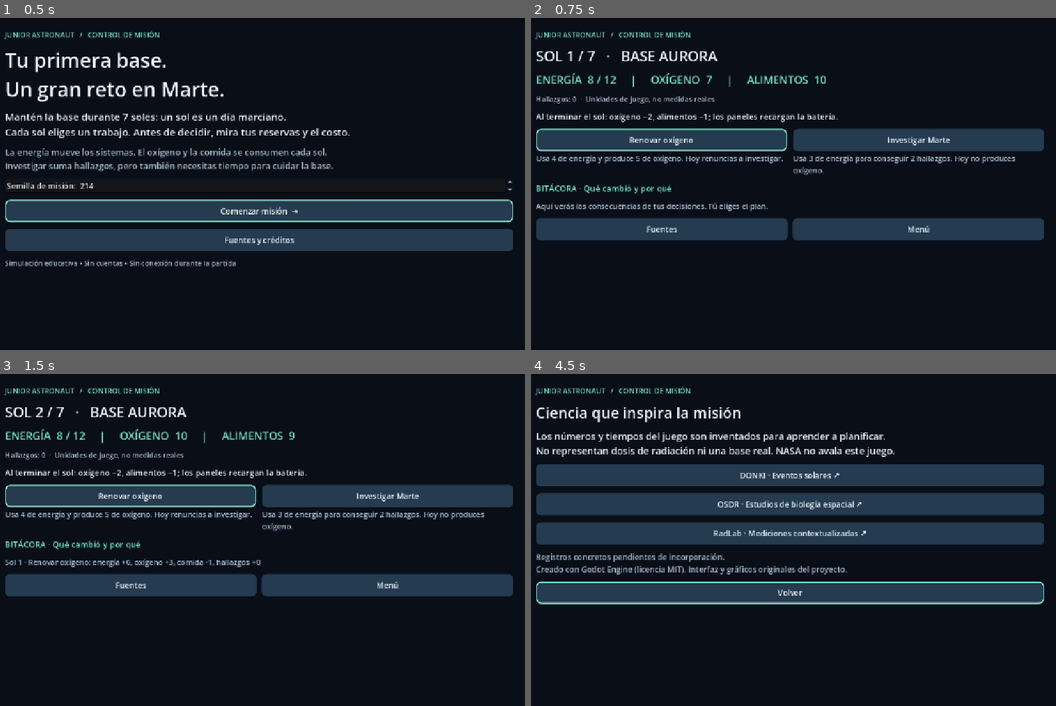
Above: before the commit, frames 1-4 (two rows, left to right).
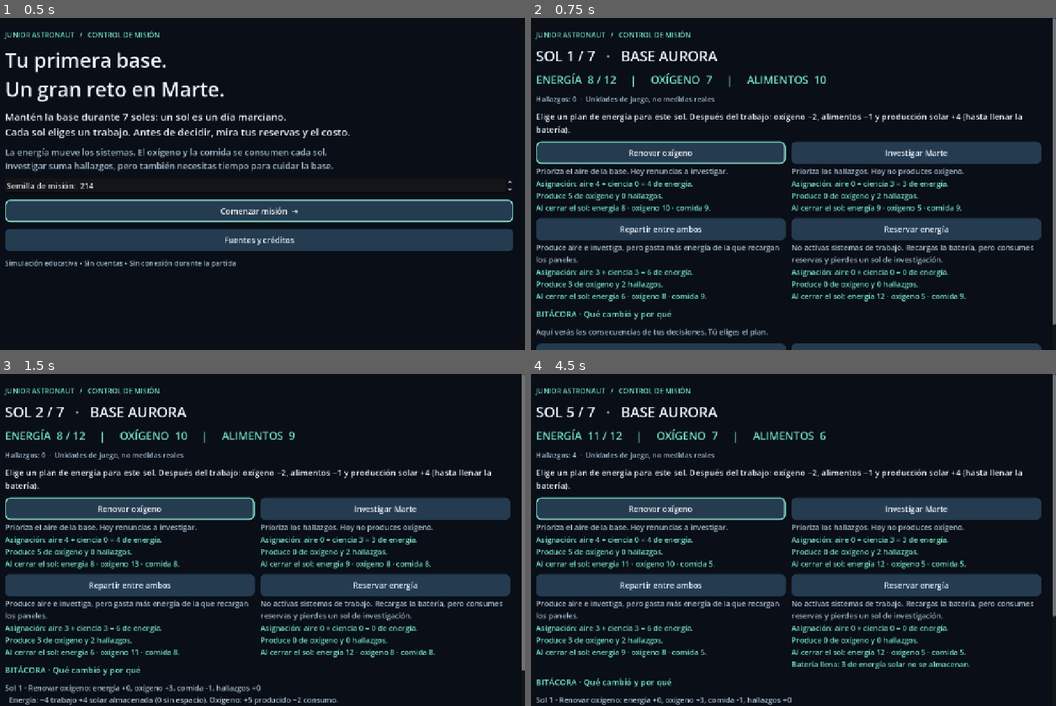
Above: after the commit, the same moments.

Repository: AlejoHuay/Junior-Astronaut-Mission-Trainer-----GAME
Game: Godot game, scene res://scenes/menus/main.tscn
Two runs of this game, one before a commit and one after it. Both use one fixed random seed, a clock stepped at 60 frames per second and the inputs below.
Inputs (mouse positions are in pixels of both pictures, inside the frame that each line leads up to):
- Up to frame 1 (0.5 s): no input
- Up to frame 2 (0.75 s): click "Comenzar misión →" at 0.5 s
- Up to frame 3 (1.5 s): click "Renovar oxígeno" at 1.25 s
- Up to frame 4 (4.5 s): click "Investigar Marte" at 2 s; click (662, 586) at 2.75 s, where only the run after the commit has a clickable "Repartir entre ambos"; click (914, 586) at 3.5 s, where only the run after the commit has a clickable "Reservar energía"; click (662, 596) at 4.25 s, where only the run before the commit has a clickable "Fuentes"

Frame 1 is identical in both runs. In frame 2, 19% of the frame differs, in the area x 1-100%, y 0-100%; in frame 3, 18%; in frame 4, 31%.

Commit message:
feat(energy): add allocation plans and resource previews

Diff:
--- a/data/balance/mission.json
+++ b/data/balance/mission.json
@@ -6,7 +6,9 @@
     "food_per_sol": 1,
     "initial": {"energy": 8, "oxygen": 7, "food": 10},
     "actions": {
-        "support": {"label": "Renovar oxígeno", "energy": 4, "oxygen": 5, "description": "Usa 4 de energía y produce 5 de oxígeno. Hoy renuncias a investigar."},
-        "research": {"label": "Investigar Marte", "energy": 3, "science": 2, "description": "Usa 3 de energía para conseguir 2 hallazgos. Hoy no produces oxígeno."}
+        "support": {"label": "Renovar oxígeno", "allocation": {"life_support": 4, "science": 0}, "oxygen": 5, "description": "Prioriza el aire de la base. Hoy renuncias a investigar."},
+        "research": {"label": "Investigar Marte", "allocation": {"life_support": 0, "science": 3}, "science": 2, "description": "Prioriza los hallazgos. Hoy no produces oxígeno."},
+        "combined": {"label": "Repartir entre ambos", "allocation": {"life_support": 3, "science": 3}, "oxygen": 3, "science": 2, "description": "Produce aire e investiga, pero gasta más energía de la que recargan los paneles."},
+        "reserve": {"label": "Reservar energía", "allocation": {"life_support": 0, "science": 0}, "description": "No activas sistemas de trabajo. Recargas la batería, pero consumes reservas y pierdes un sol de investigación."}
     }
 }
--- a/src/domain/mission_rules.gd
+++ b/src/domain/mission_rules.gd
@@ -24,9 +24,20 @@
 	if not config.actions.has(action_id):
 		return {"ok": false, "reason": "Acción desconocida."}
 	var action: Dictionary = config.actions[action_id]
-	if state.energy < int(action.energy):
-		return {"ok": false, "reason": "No alcanza la energía para esta acción."}
-	return {"ok": true, "reason": action.description, "cost": int(action.energy)}
+	var cost := int(action.allocation.life_support) + int(action.allocation.science)
+	if state.energy < cost:
+		return {"ok": false, "reason": "Necesitas %d de energía; tienes %d. Faltan %d. La recarga solar llega después del trabajo." % [cost, state.energy, cost - state.energy]}
+	# Only known effects: no RNG draws or state changes while considering a plan.
+	var stored := mini(int(config.solar_per_sol), int(config.battery_capacity) - (state.energy - cost))
+	return {"ok": true, "reason": action.description, "cost": cost,
+		"allocation": action.allocation.duplicate(), "oxygen_produced": int(action.get("oxygen", 0)),
+		"oxygen_consumed": int(config.oxygen_per_sol), "food_consumed": int(config.food_per_sol),
+		"solar_generated": int(config.solar_per_sol), "solar_stored": stored,
+		"solar_spilled": int(config.solar_per_sol) - stored,
+		"science_gained": int(action.get("science", 0)),
+		"energy_after": state.energy - cost + stored,
+		"oxygen_after": maxi(0, state.oxygen + int(action.get("oxygen", 0)) - int(config.oxygen_per_sol)),
+		"food_after": maxi(0, state.food - int(config.food_per_sol))}
 
 func resolve(state: MissionState, action_id: String, expected_sol: int) -> Dictionary:
 	if expected_sol != state.sol:
@@ -36,15 +47,10 @@
 		return check
 	state.phase = MissionState.Phase.RESOLUTION
 	var before := state.snapshot()
-	var action: Dictionary = config.actions[action_id]
-	state.energy -= int(action.energy)
-	state.oxygen += int(action.get("oxygen", 0))
-	state.science += int(action.get("science", 0))
-	state.oxygen -= int(config.oxygen_per_sol)
-	state.food -= int(config.food_per_sol)
-	state.energy = mini(int(config.battery_capacity), state.energy + int(config.solar_per_sol))
-	state.oxygen = maxi(0, state.oxygen)
-	state.food = maxi(0, state.food)
+	state.energy = int(check.energy_after)
+	state.oxygen = int(check.oxygen_after)
+	state.food = int(check.food_after)
+	state.science += int(check.science_gained)
 	if state.oxygen == 0 or state.food == 0:
 		state.outcome = "La base necesita una pausa: se agotaron las reservas. Prueba otro plan."
 	elif state.sol == int(config.mission_sols):
@@ -52,7 +58,8 @@
 	state.phase = MissionState.Phase.FINISHED if not state.outcome.is_empty() else MissionState.Phase.DECISION
 	var report := {"ok": true, "sol": state.sol, "action": action_id,
 		"energy": state.energy - int(before.energy), "oxygen": state.oxygen - int(before.oxygen),
-		"food": state.food - int(before.food), "science": state.science - int(before.science)}
+		"food": state.food - int(before.food), "science": state.science - int(before.science),
+		"budget": check.duplicate(true)}
 	state.history.append(report)
 	if state.phase != MissionState.Phase.FINISHED:
 		state.sol += 1
--- a/src/infrastructure/game_data.gd
+++ b/src/infrastructure/game_data.gd
@@ -27,13 +27,32 @@
 		if not value.actions.get(key) is Dictionary:
 			return false
 	for action in value.actions.values():
-		if not action is Dictionary or not _positive_integer(action.get("energy")):
+		if not action is Dictionary or not action.get("allocation") is Dictionary:
+			return false
+		if action.allocation.size() != 2:
+			return false
+		var cost: int = 0
+		for system in ["life_support", "science"]:
+			var amount = action.allocation.get(system)
+			if not _number(amount) or amount < 0 or amount > value.battery_capacity:
+				return false
+			cost += int(amount)
+		if cost > value.battery_capacity:
 			return false
 		if not action.get("label") is String or not action.get("description") is String:
 			return false
 		for key in ["oxygen", "science"]:
-			if action.has(key) and (not _number(action[key]) or action[key] < 0):
+			if action.has(key) and (not _number(action[key]) or action[key] < 0 or action[key] > 1000):
 				return false
+		if action.get("oxygen", 0) > 0 and action.allocation.life_support == 0:
+			return false
+		if action.get("science", 0) > 0 and action.allocation.science == 0:
+			return false
+	if not value.actions.has("reserve"):
+		return false
+	var reserve: Dictionary = value.actions.reserve
+	if reserve.allocation.life_support != 0 or reserve.allocation.science != 0 or reserve.get("oxygen", 0) != 0 or reserve.get("science", 0) != 0:
+		return false
 	return value.initial.energy <= value.battery_capacity
 
 func _number(value: Variant) -> bool:
--- a/src/presentation/mission_screen.gd
+++ b/src/presentation/mission_screen.gd
@@ -83,7 +83,7 @@
 	_label(content, "SOL %d / 7   ·   BASE AURORA" % state.sol, 34)
 	_label(content, "ENERGÍA  %d / %d     |     OXÍGENO  %d     |     ALIMENTOS  %d" % [state.energy, session.rules.config.battery_capacity, state.oxygen, state.food], 26, ACCENT)
 	_label(content, "Hallazgos: %d  ·  Unidades de juego, no medidas reales" % state.science, 17, MUTED)
-	status = _label(content, "Al terminar el sol: oxígeno −2, alimentos −1; los paneles recargan la batería.", 20)
+	status = _label(content, "Elige un plan de energía para este sol. Después del trabajo: oxígeno −%d, alimentos −%d y producción solar +%d (hasta llenar la batería)." % [session.rules.config.oxygen_per_sol, session.rules.config.food_per_sol, session.rules.config.solar_per_sol], 20)
 	if state.phase == MissionState.Phase.FINISHED:
 		_label(content, state.outcome, 28)
 		_button(content, "Volver a planear", _show_menu).grab_focus()
@@ -101,8 +101,9 @@
 			actions.add_child(card)
 			var button := _button(card, action.label, session.choose.bind(action_id, state.sol))
 			button.disabled = not check.ok
-			_label(card, action.description if check.ok else check.reason, 18, MUTED)
-			if action_id == "support":
+			_label(card, action.description, 18, MUTED)
+			_label(card, _preview_text(check), 18, ACCENT if check.ok else Color("ffca88"))
+			if check.ok and not get_viewport().gui_get_focus_owner():
 				button.grab_focus()
 	_label(content, "BITÁCORA · Qué cambió y por qué", 20, ACCENT)
 	log_text = _label(content, _history(), 18, MUTED)
@@ -118,7 +119,19 @@
 	var lines := PackedStringArray()
 	for entry in session.state.history:
 		lines.append("Sol %d · %s: energía %+d, oxígeno %+d, comida %+d, hallazgos %+d" % [entry.sol, session.rules.config.actions[entry.action].label, entry.energy, entry.oxygen, entry.food, entry.science])
+		var budget: Dictionary = entry.budget
+		lines.append("  Energía: −%d trabajo +%d solar almacenada (%d sin espacio). Oxígeno: +%d producido −%d consumo." % [budget.cost, budget.solar_stored, budget.solar_spilled, budget.oxygen_produced, budget.oxygen_consumed])
 	return "\n".join(lines)
+
+func _preview_text(preview: Dictionary) -> String:
+	if not preview.ok:
+		return "No disponible: " + str(preview.reason)
+	var text := "Asignación: aire %d + ciencia %d = %d de energía.\nProduce %d de oxígeno y %d hallazgos.\nAl cerrar el sol: energía %d · oxígeno %d · comida %d." % [preview.allocation.life_support, preview.allocation.science, preview.cost, preview.oxygen_produced, preview.science_gained, preview.energy_after, preview.oxygen_after, preview.food_after]
+	if preview.solar_spilled > 0:
+		text += "\nBatería llena: %d de energía solar no se almacenan." % preview.solar_spilled
+	if preview.oxygen_after == 0 or preview.food_after == 0:
+		text += "\n¡Atención! Este plan agota una reserva y termina la misión."
+	return text
 
 func _show_sources() -> void:
 	_page()
--- a/tests/run_tests.gd
+++ b/tests/run_tests.gd
@@ -35,5 +35,60 @@
 	var bad := config.duplicate(true)
 	bad.oxygen_per_sol = -1
 	check(not data.validate_balance(bad), "Malformed balance rejected")
+	test_energy_budget(config, data)
 	print("Tests: %d assertions, %d failures" % [assertions, failures])
 	quit(1 if failures else 0)
+
+func test_energy_budget(config: Dictionary, data: GameData) -> void:
+	var rules := MissionRules.new(config)
+	var state := rules.start(214)
+	var original := state.snapshot()
+	var plan := rules.preview(state, "combined")
+	check(plan.cost == 6 and plan.energy_after == 6 and plan.oxygen_after == 8, "Combined plan splits six energy and depletes battery by two")
+	check(state.snapshot() == original, "Preview preserves resources, history, seed and RNG")
+	rules.resolve(state, "combined", 1)
+	check(state.energy == plan.energy_after and state.oxygen == plan.oxygen_after and state.food == plan.food_after, "Preview matches resolved known effects")
+	rules.resolve(state, "combined", 2)
+	check(state.energy == 4 and not rules.preview(state, "combined").ok, "Repeated combined work becomes unaffordable")
+	var rejected := state.snapshot()
+	check(not rules.resolve(state, "combined", 3).ok and state.snapshot() == rejected, "Cannot borrow future sunlight; rejection leaves state unchanged")
+	check(rules.preview(state, "combined").reason.contains("Faltan 2"), "Insufficient energy explains exact shortfall")
+	rules.resolve(state, "reserve", 3)
+	check(state.energy == 8 and state.oxygen == 7 and state.science == 4, "Reserve restores energy but costs oxygen and science opportunity")
+	state.energy = 12
+	plan = rules.preview(state, "reserve")
+	check(plan.solar_stored == 0 and plan.solar_spilled == 4 and plan.energy_after == 12, "Full battery cannot store surplus sunlight")
+	state.energy = 11
+	plan = rules.preview(state, "reserve")
+	check(plan.solar_stored == 1 and plan.solar_spilled == 3, "Partial charging accounts for overflow")
+	state.energy = 0
+	check(rules.preview(state, "reserve").ok, "Zero energy retains a recovery action")
+	check(not rules.preview(state, "support").ok, "Solar recharge cannot pay an earlier action")
+	state.energy = 4
+	state.oxygen = 1
+	rules.resolve(state, "support", state.sol)
+	check(state.oxygen == 4 and state.energy == 4, "Exact-cost action works; oxygen production precedes consumption")
+	state = rules.start(214)
+	for index in range(4):
+		rules.resolve(state, "research", state.sol)
+	check(state.oxygen == 0 and state.phase == MissionState.Phase.FINISHED, "Oxygen exhaustion finishes mission")
+	check(not rules.preview(state, "reserve").ok, "Cannot recover after mission ends")
+	for energy in range(13):
+		for action_id in config.actions:
+			var sample := rules.start(214)
+			sample.energy = energy
+			var estimate := rules.preview(sample, action_id)
+			if estimate.ok:
+				var result := rules.resolve(sample, action_id, 1)
+				check(sample.energy >= 0 and sample.energy <= 12 and sample.energy == estimate.energy_after, "Battery bounds and preview agree across all affordable plans")
+				check(result.budget.solar_stored + result.budget.solar_spilled == 4, "Solar energy is accounted for")
+	for invalid in [-1, 0.5, "4", 13]:
+		var bad := config.duplicate(true)
+		bad.actions.support.allocation.life_support = invalid
+		check(not data.validate_balance(bad), "Invalid energy allocation rejected")
+	var free_production := config.duplicate(true)
+	free_production.actions.support.allocation.life_support = 0
+	check(not data.validate_balance(free_production), "Free oxygen production rejected")
+	var broken_reserve := config.duplicate(true)
+	broken_reserve.actions.reserve.allocation.science = 1
+	check(not data.validate_balance(broken_reserve), "Recovery action must remain available at zero energy")
Not shown, changed: docs/ARCHITECTURE.md
